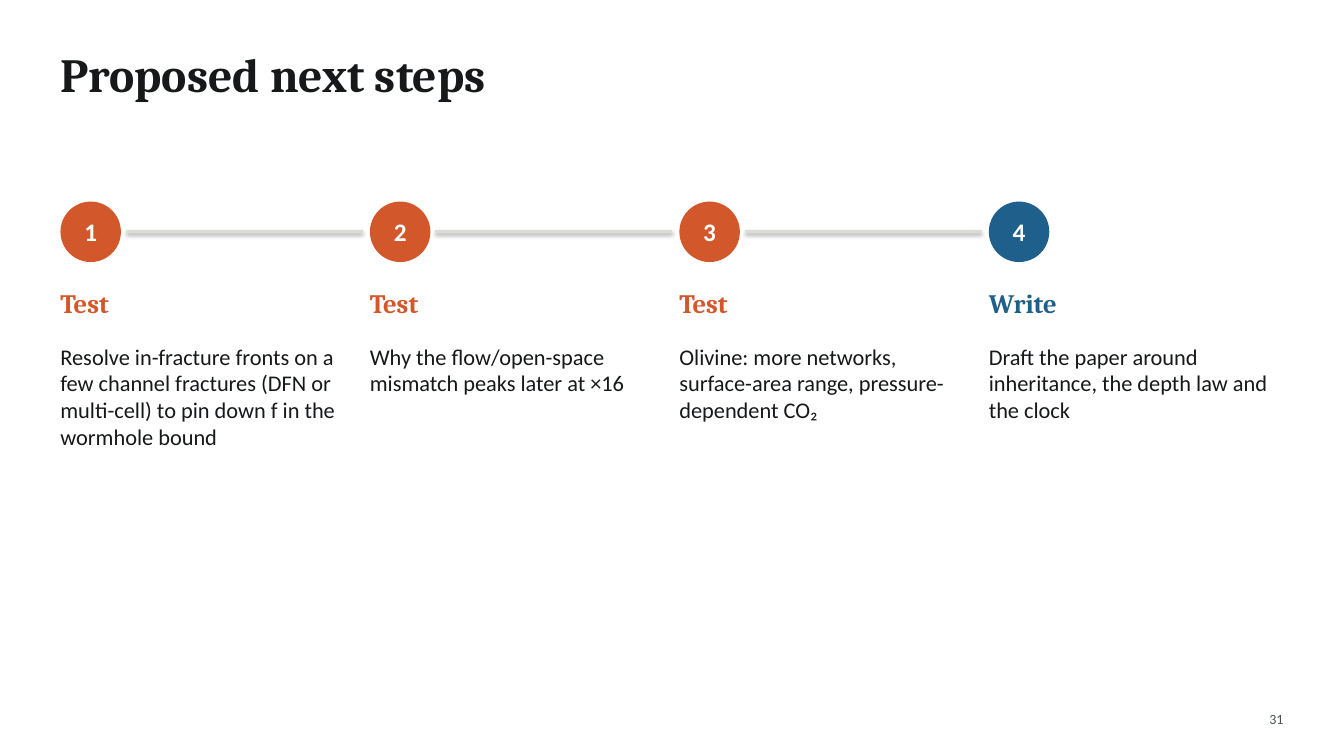
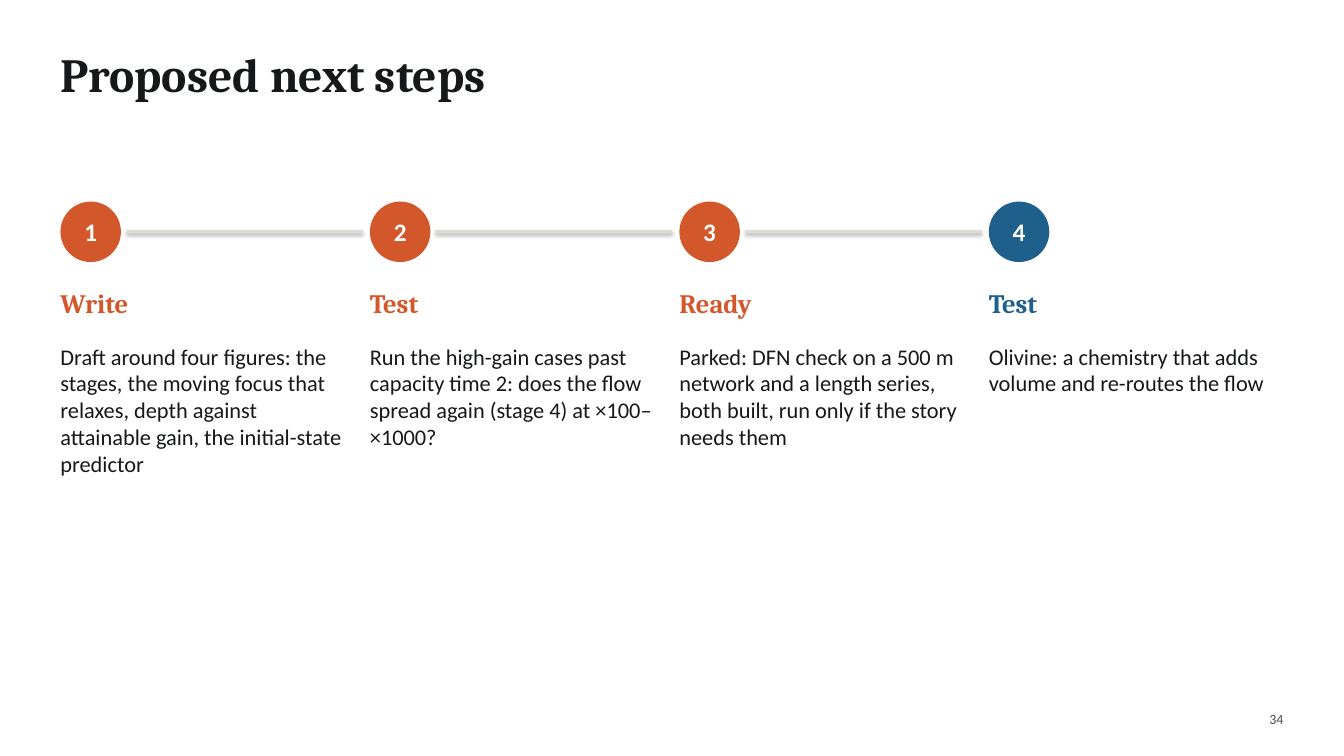
Before and after one commit to cr-sutton/BiGraFV_reactive_channelization, a slide deck: slide 34 of alpha_study/forsmark_reactive/deck/Forsmark_Reactive_Channels.pptx (slide 31 before the commit). Drawn at 1344x756 pixels with LibreOffice and Linux fonts; fonts in the diff are those of the drawing. Boxes give left, top, right and bottom in pixels: in the first picture for what was removed or moved away, otherwise in the second. Text is boxed around its words. In the diff, an @@ line names an element or a change of style, - is before the commit and + after.

```diff
--- a/alpha_study/forsmark_reactive/deck/Forsmark_Reactive_Channels.pptx
+++ b/alpha_study/forsmark_reactive/deck/Forsmark_Reactive_Channels.pptx
@@ text at <box>60,294,128,313</box>: text changed @@
-Test
+Write
@@ text at <box>679,294,751,319</box>: text changed @@
-Test
+Ready
@@ text at <box>989,295,1037,314</box>: text changed @@
-Write
+Test
@@ text at <box>60,349,342,476</box>: text changed @@
-Resolve in-fracture fronts on a few channel fractures (DFN or multi-cell) to pin down f in the wormhole bound
+Draft around four figures: the stages, the moving focus that relaxes, depth against attainable gain, the initial-state predictor
@@ text at <box>370,349,651,445</box>: text changed @@
-Why the flow/open-space mismatch peaks later at ×16
+Run the high-gain cases past capacity time 2: does the flow spread again (stage 4) at ×100–×1000?
@@ text at <box>679,349,957,445</box>: text changed @@
-Olivine: more networks, surface-area range, pressure-dependent CO₂
+Parked: DFN check on a 500 m network and a length series, both built, run only if the story needs them
@@ text at <box>989,349,1263,391</box>: text changed @@
-Draft the paper around inheritance, the depth law and the clock
+Olivine: a chemistry that adds volume and re-routes the flow
@@ text at <box>1269,715,1283,724</box>: text changed @@
-31
+34
```
Also in this commit, not shown: 18 other slides changed, 3 slides added, 6 other files.
